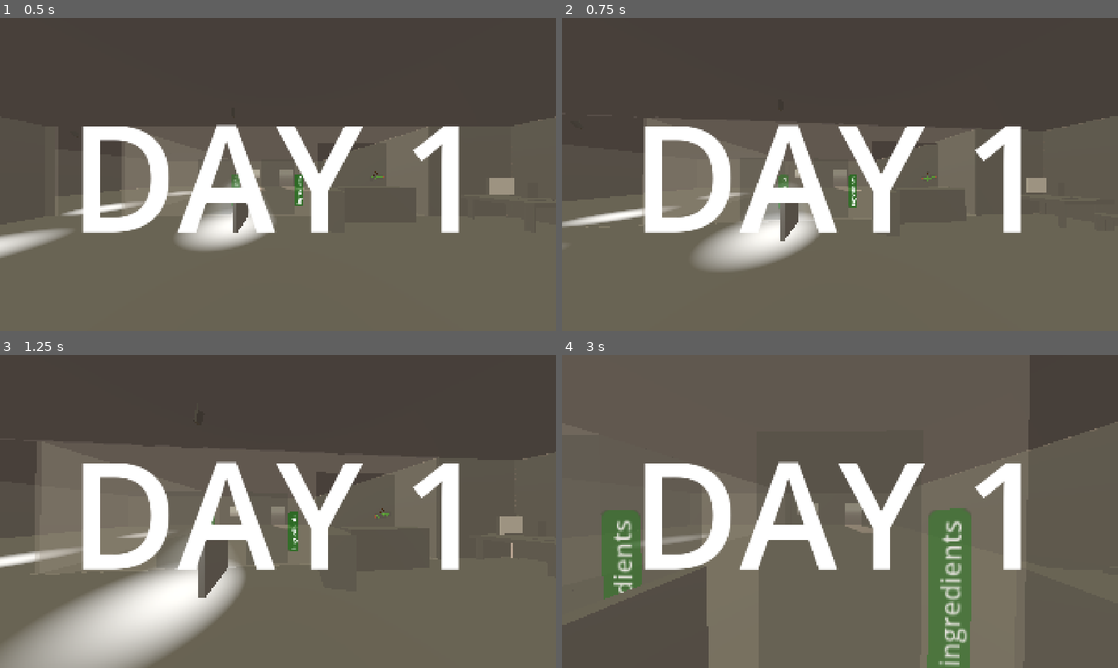
Above: before the commit, frames 1-4 (two rows, left to right).
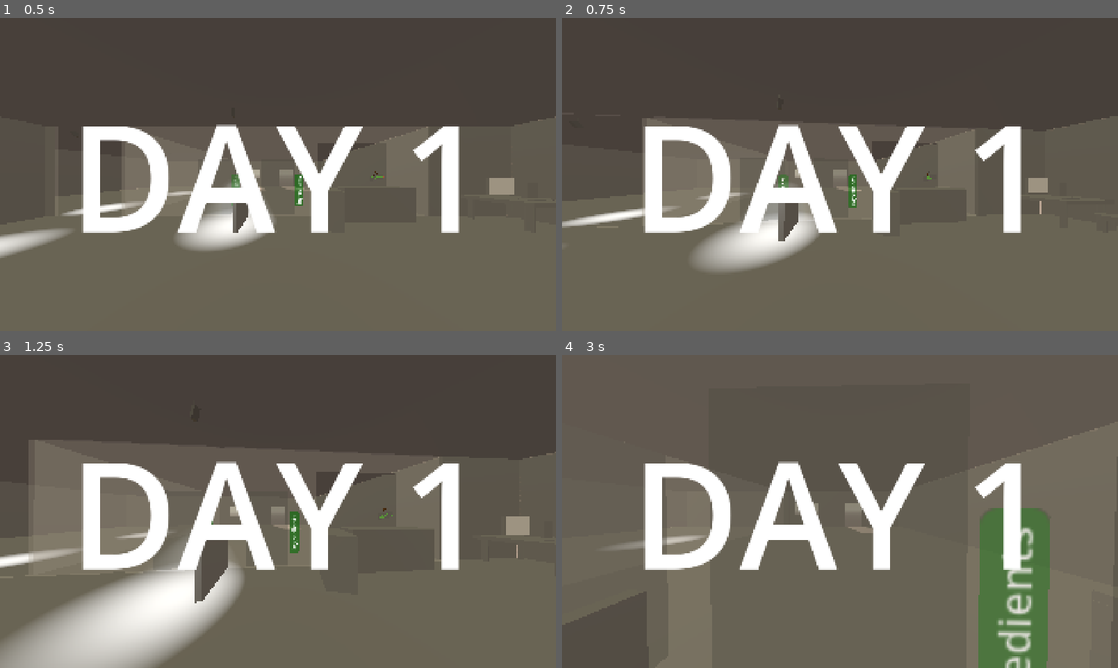
Above: after the commit, the same moments.

Repository: Sunday-Studio-Team/cafe
Game: Godot game, scene res://main.tscn
The game is run twice, just before and just after one commit, with the same random seed, the same clock (stepped at 60 frames per second) and the same inputs.
Inputs (mouse positions are in pixels of both pictures, inside the frame that each line leads up to):
- Up to frame 1 (0.5 s): no input
- Up to frame 2 (0.75 s): move the mouse to (867, 174) at 0.52 s; hold W (move_forward) from 0.53 s (still down); hold E (interact) from 0.53 s (still down)
- Up to frame 3 (1.25 s): keep holding W (move_forward); keep holding E (interact)
- Up to frame 4 (3 s): keep holding W (move_forward); move the mouse to (812, 511) at 1.27 s; release E (interact) at 1.28 s; tap Shift (sprint) at 1.35 s; move the mouse to (851, 505) at 2.02 s; tap I at 2.1 s; move the mouse to (834, 517) at 2.77 s; tap E (interact) at 2.85 s

Frame 1 is identical in both runs. In frame 2, 0.2% of the frame differs, in the area x 14-89%, y 32-72%; in frame 3, 1.1%; in frame 4, 20%, in the area x 7-100%, y 0-100%.

Commit message:
improve default move speed again

Diff:
--- a/godot/autoloads/stats.gd
+++ b/godot/autoloads/stats.gd
@@ -2,7 +2,7 @@
 ## the idea here is to refactor a lot of the game's logic so important stats
 ## can be easily read, edited, and updated from here
 
-const DEFAULT_MOVE_SPEED := 1.1
+const DEFAULT_MOVE_SPEED := 1.2
 const SPRINT_MOVE_SPEED := 5.0
 const TIME_FOR_LOW_TIME_WARNING := 30.0
 
